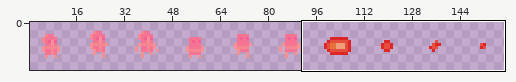
One commit to this sprite sheet: assets/frames.png. Above: a wide view before the commit, with the close-up outlined.
Close-up. Before the commit:
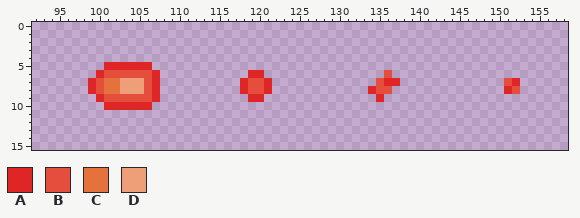
The file is 160x16 pixels. Shown: x 92..158, y 0..15. The wide view leaves out empty margins.
Palette (. is transparent): A #df2626  B #e54e3c  C #e5723c  D #ee9e79
The result:
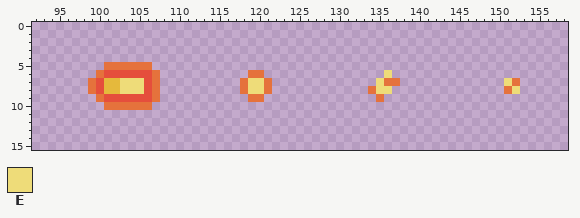
Colours new in this view: E #eedc79
What changed:
Colour A changes from #df2626 to #e5723c.
Colour C changes from #e5723c to #e5b93c.
The author changed colour B to colour E in row 6 at x 136; in row 7 at x 119 to 120, 135 and 151; in row 8 at x 119 to 120, 135 to 136 and 152.
The author changed colour D to colour E in rows 7 to 8 at x 103 to 105.
Changed places in both close-ups, as pixel boxes (x1, y1, x2, y2):
changed: (88, 62, 160, 110)
changed: (240, 70, 272, 102)
changed: (368, 70, 400, 102)
changed: (504, 78, 520, 94)
